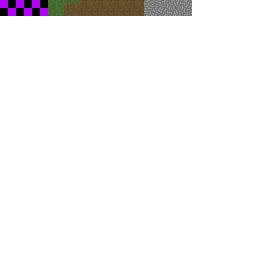
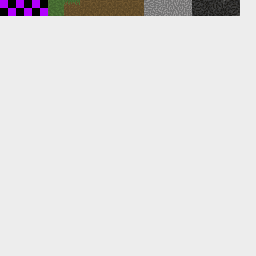
Layers edited between the first and the second 256 x 256 image:
added layer "BadRock Bottom" above "BadRock Side" over (224, 0, 240, 16)
added layer "BadRock Side" above "BadRock Top" over (208, 0, 224, 16)
added layer "BadRock Top" above "Rock Bottom" over (192, 0, 208, 16)
showed "Фон" over (0, 0, 256, 256)
